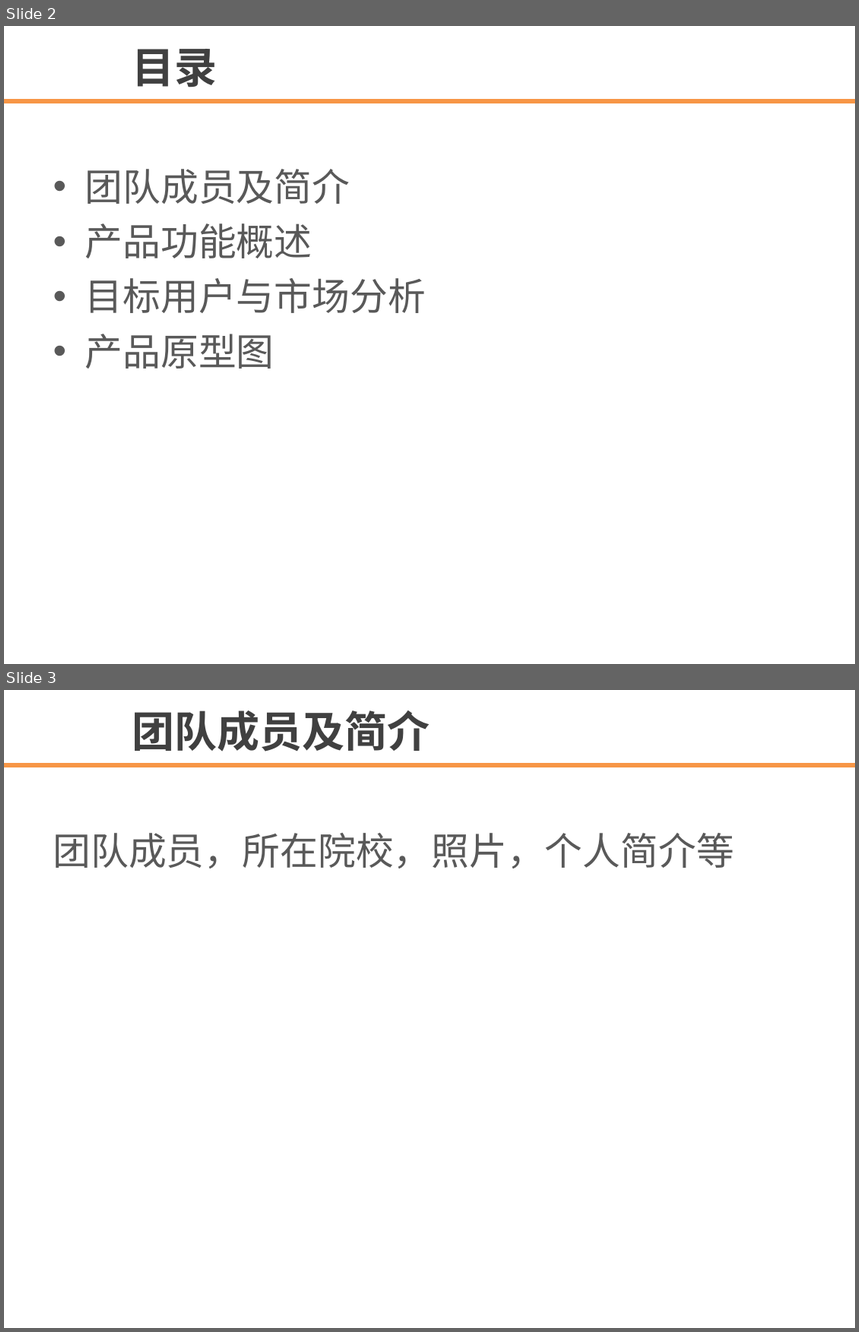
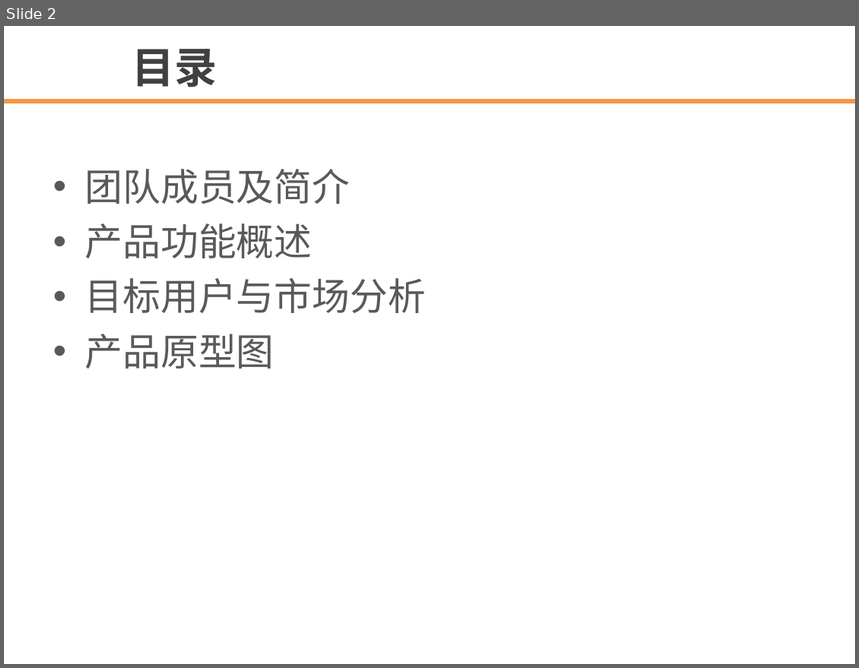
Before and after one commit to biscuit-team/CorrectNote, a slide deck: document/template.ppt. Shown one above the other, each under a label of ours: slides 2 and 3 before the commit, slide 2 after it. The pictures are 859x1332 and 859x668 pixels, drawn with LibreOffice and Linux fonts; fonts in the diff are those of the drawing; background and template pictures are left out. Boxes give left, top, right and bottom in pixels: in the first picture for what was removed or moved away, otherwise in the second. Text is boxed around its words. In the diff, an @@ line names an element or a change of style, - is before the commit and + after.

```diff
--- a/document/template.ppt
+++ b/document/template.ppt
@@ slide 3 removed at [4, 690, 855, 1328], background #FFFFFF; not listed: 1 template element that a slide beside it also shows @@
@@ text removed at [132, 711, 430, 752] @@
-团队成员及简介
@@ text removed at [53, 833, 734, 869] @@
-团队成员，所在院校，照片，个人简介等
```
Also in this commit, not shown: 2 slides changed, 7 slides added, 2 other slides removed.
